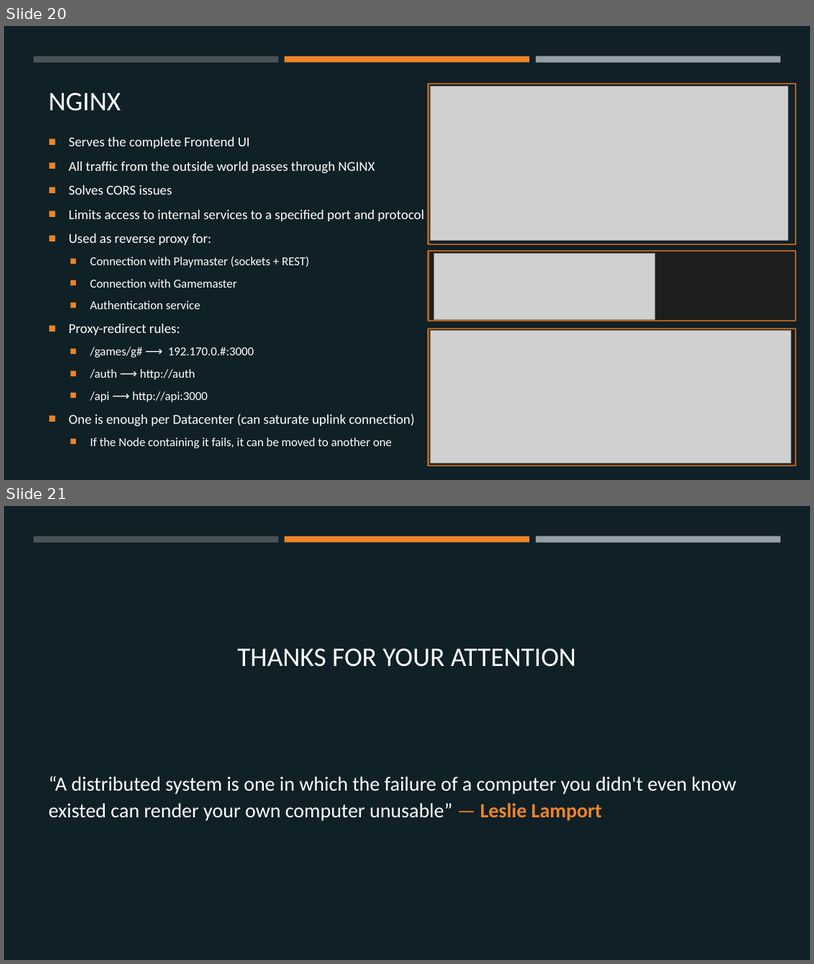
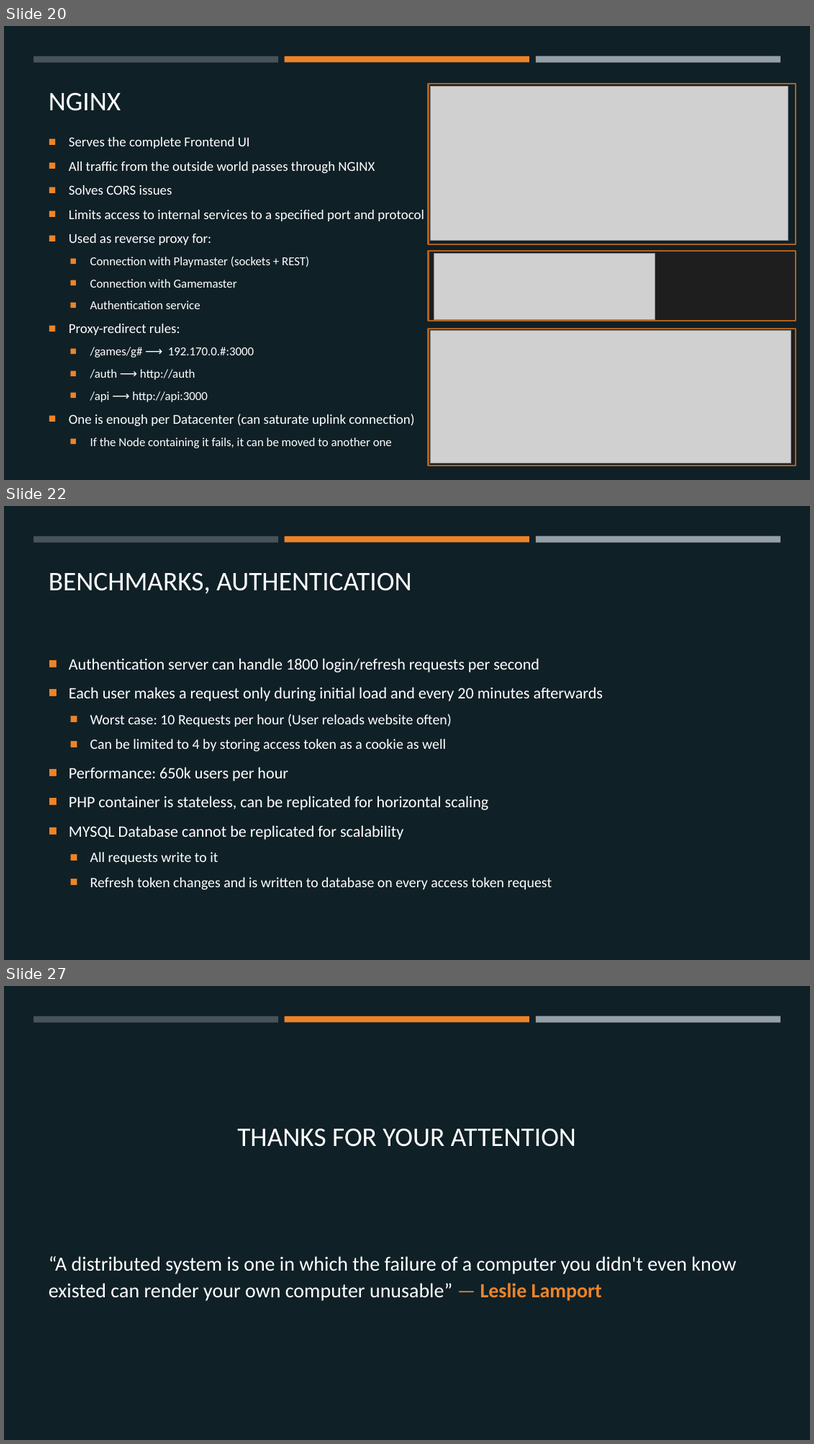
Before and after one commit to margaeor/COMP414-Distributed-Systems, a slide deck: presentation/Distributed.pptx. Shown one above the other, each under a label of ours: slides 20 and 21 before the commit, slides 20, 22 and 27 after it; the slides between them are not shown. The pictures are 814x964 and 814x1444 pixels, drawn with LibreOffice and Linux fonts; fonts in the diff are those of the drawing; grey boxes stand for pictures. Boxes give left, top, right and bottom in pixels: in the first picture for what was removed or moved away, otherwise in the second. Text is boxed around its words. In the diff, an @@ line names an element or a change of style, - is before the commit and + after.

Commit message:
Update report with benchmarks

```diff
--- a/presentation/Distributed.pptx
+++ b/presentation/Distributed.pptx
@@ slide 22 added at box(4, 506, 810, 960), background #102027; not listed: 3 template elements that a slide beside it also shows @@
@@ title added at box(49, 572, 412, 594), 32 pt, text #FFFFFF @@
+BENCHMARKS, AUTHENTICATION
@@ text added at box(69, 658, 603, 890), 19 pt, text #FFFFFF @@
+■ Authentication server can handle 1800 login/refresh requests per second
+■ Each user makes a request only during initial load and every 20 minutes afterwards
+  ■ Worst case: 10 Requests per hour (User reloads website often)
+  ■ Can be limited to 4 by storing access token as a cookie as well
+■ Performance: 650k users per hour
+■ PHP container is stateless, can be replicated for horizontal scaling
+■ MYSQL Database cannot be replicated for scalability
+  ■ All requests write to it
+  ■ Refresh token changes and is written to database on every access token request
@@ what was slide 21 is now slide 27 @@
```
Also in this commit, not shown: 5 other slides added.
